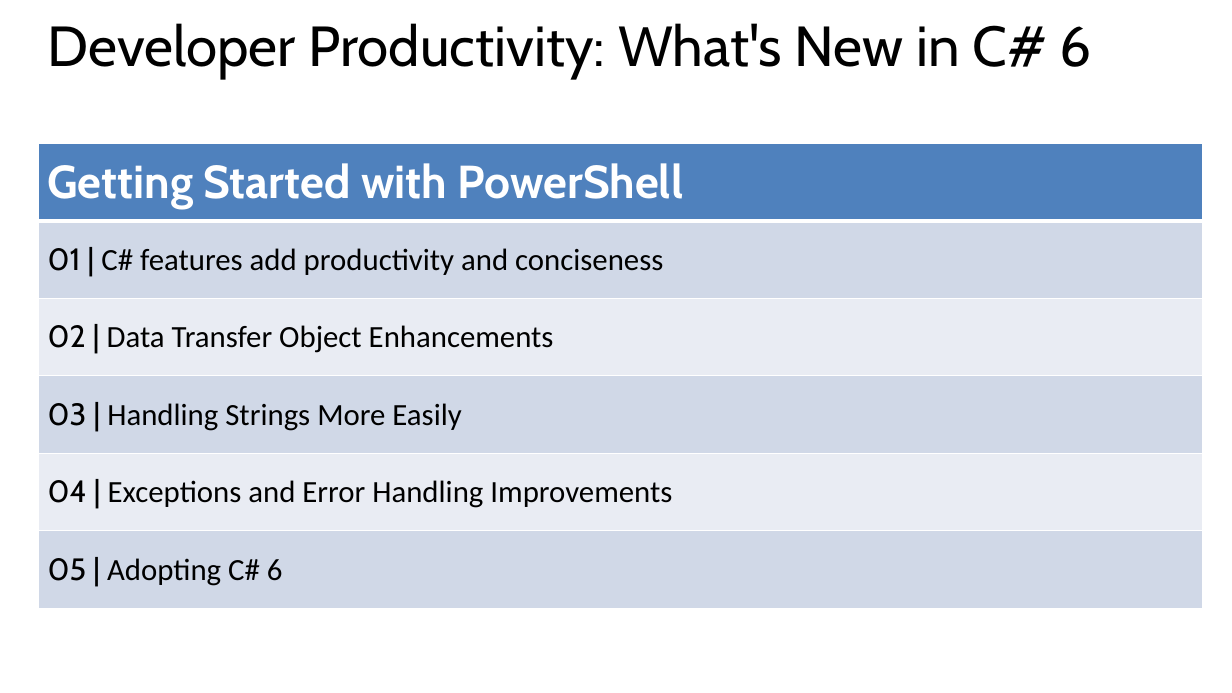
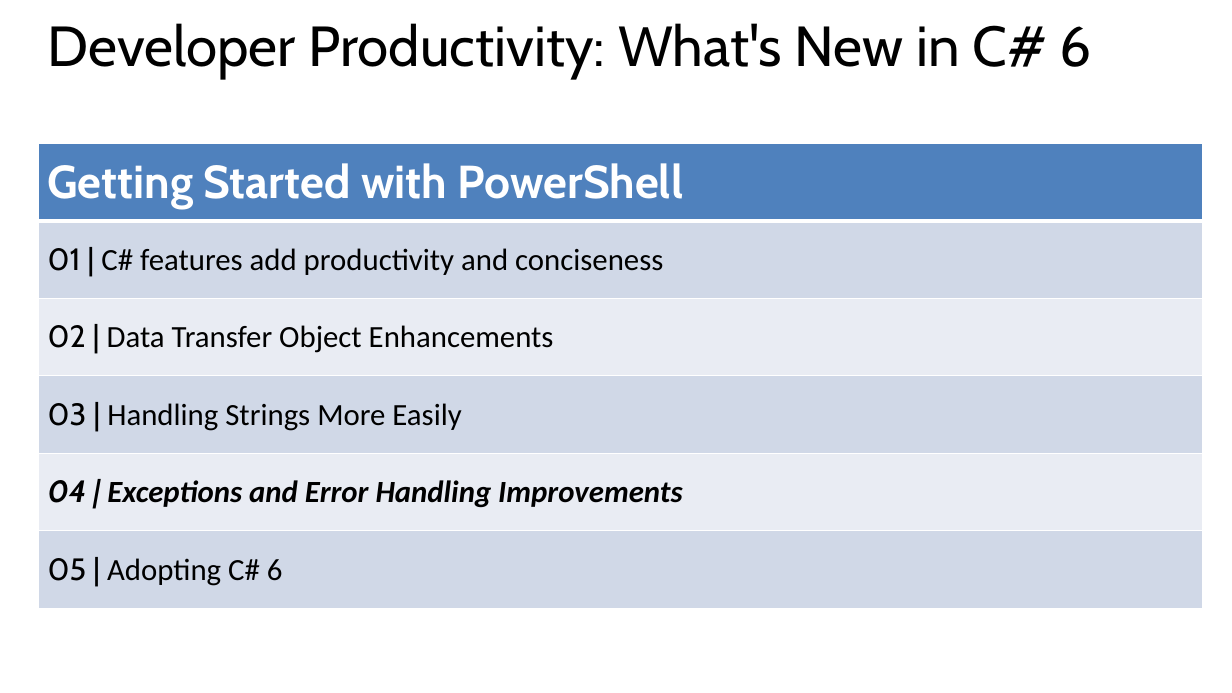
Before and after one commit to BillWagner/MVA-CSharp6, a slide deck: slide 4 of Slides/MVA-What'sNewC#6-Module4.pptx. Drawn at 1232x693 pixels with LibreOffice and Linux fonts; fonts in the diff are those of the drawing. Boxes give left, top, right and bottom in pixels: in the first picture for what was removed or moved away, otherwise in the second. Text is boxed around its words. In the diff, an @@ line names an element or a change of style, - is before the commit and + after.

```diff
--- a/Slides/MVA-What'sNewC#6-Module4.pptx
+++ b/Slides/MVA-What'sNewC#6-Module4.pptx
@@ table at bbox=[38, 143, 1202, 609] @@
@@ bold on, italic on in "04 | Exceptions and Error Handling Improvements" @@
```
Also in this commit, not shown: 1 other slide changed, 5 slides added, 1 other file.
